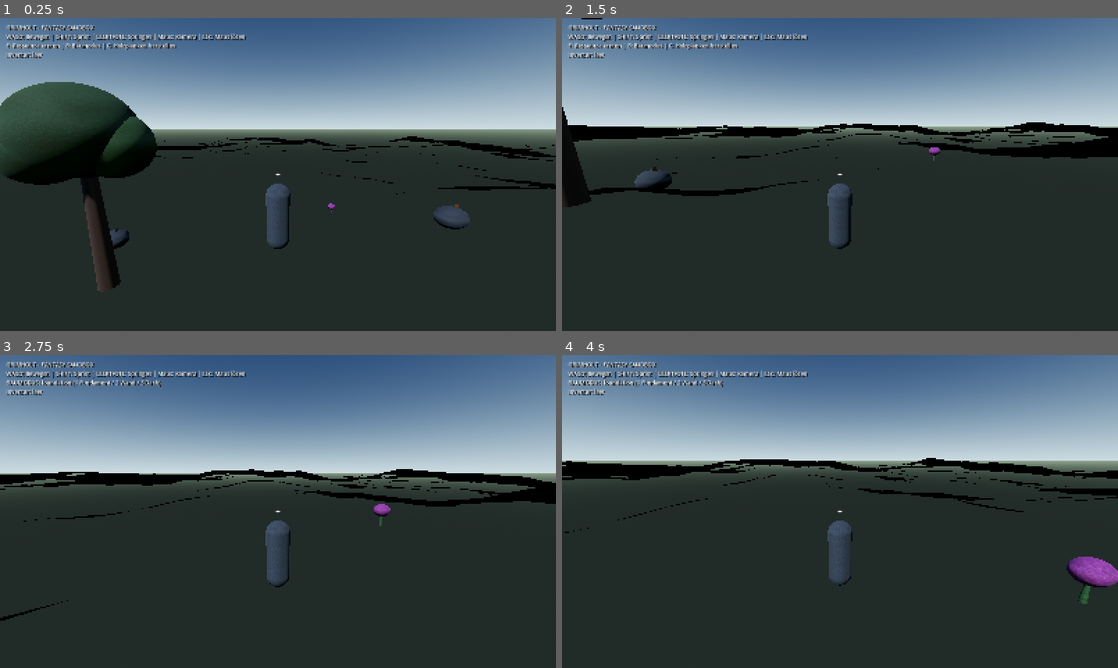
Above: before the commit, frames 1-4 (two rows, left to right).
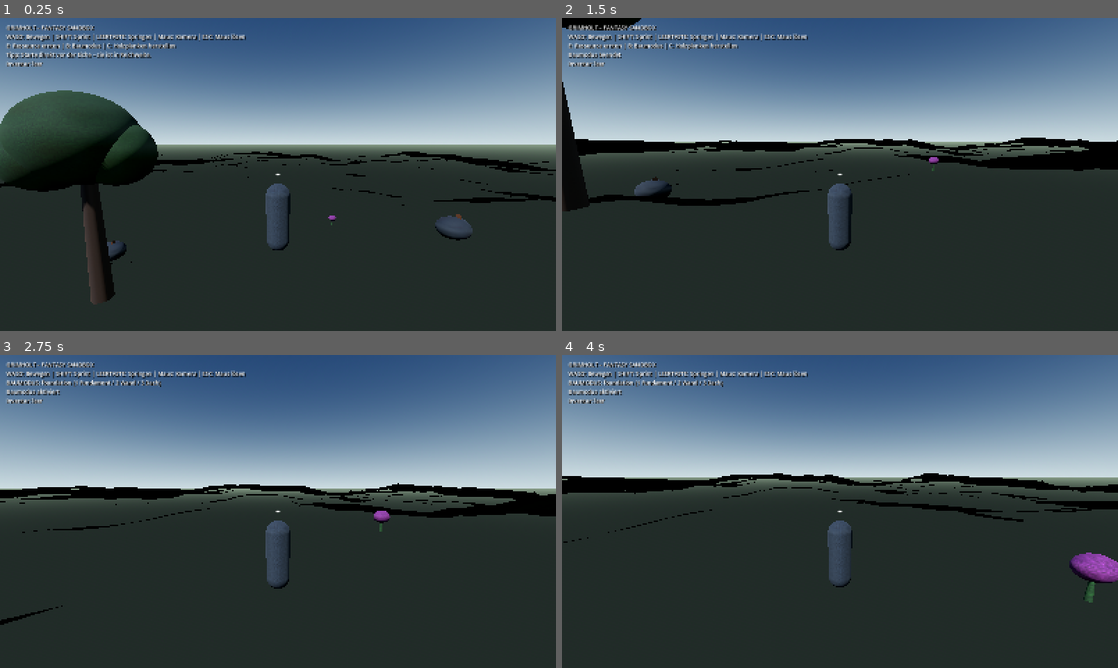
Above: after the commit, the same moments.

Repository: HazelTheSquirrel/Grimholt-Test
Game: Godot game, scene res://scenes/main.tscn
Two runs of this game, one before a commit and one after it. Both use one fixed random seed, a clock stepped at 60 frames per second and the inputs below.
Inputs (mouse positions are in pixels of both pictures, inside the frame that each line leads up to):
- Up to frame 1 (0.25 s): no input
- Up to frame 2 (1.5 s): tap Enter at 0.5 s; move the mouse to (867, 174) at 0.52 s; hold W (move_forward) from 0.53 s (still down); tap E at 0.6 s; click (867, 174) at 0.67 s; tap Space at 0.77 s; tap B at 0.8, 1.35 s; move the mouse to (812, 174) at 1.27 s
- Up to frame 3 (2.75 s): keep holding W (move_forward); tap Space at 1.52 s; tap E at 1.55, 2.1 s; move the mouse to (289, 505) at 2.02 s; tap B at 2.3 s
- Up to frame 4 (4 s): keep holding W (move_forward); move the mouse to (834, 517) at 2.77 s; tap B at 2.85, 3.8 s; click (834, 517) at 2.92 s; tap Space at 3.02, 3.77 s; tap E at 3.05 s; move the mouse to (878, 514) at 3.52 s; tap 1 at 3.6 s

The runs differ from the first frame. In frame 1, 21% of the frame differs, in the area x 0-100%, y 10-92%; in frame 2, 23%, in the area x 0-100%, y 0-75%; in frame 3, 21%; in frame 4, 23%.

Commit message:
Fix reliable resource interaction and add player feedback

Diff:
--- a/Grimholt/scripts/player_controller.gd
+++ b/Grimholt/scripts/player_controller.gd
@@ -19,6 +19,8 @@
 var building_system: GrimholtBuildingSystem
 var selected_piece := "foundation"
 var build_mode := false
+var interaction_feedback := ""
+var feedback_timer := 0.0
 var gravity: float = ProjectSettings.get_setting("physics/3d/default_gravity")
 
 func _ready() -> void:
@@ -27,6 +29,7 @@
     _configure_hud()
     floor_snap_length = 0.35
     floor_max_angle = deg_to_rad(50.0)
+    camera_pivot.rotation.x = deg_to_rad(-8.0)
     Input.mouse_mode = Input.MOUSE_MODE_CAPTURED
 
 func _configure_body_visual() -> void:
@@ -75,8 +78,11 @@
     elif event is InputEventKey and event.pressed and not event.echo:
         if event.keycode == KEY_ESCAPE:
             Input.mouse_mode = Input.MOUSE_MODE_VISIBLE
+        elif event.keycode == KEY_E:
+            _interact()
         elif event.keycode == KEY_B:
             build_mode = not build_mode
+            _set_feedback("Baumodus aktiviert" if build_mode else "Baumodus beendet")
         elif event.keycode == KEY_1:
             selected_piece = "foundation"
         elif event.keycode == KEY_2:
@@ -109,41 +115,69 @@
         velocity.x = move_toward(velocity.x, 0.0, WALK_SPEED * 5.0 * delta)
         velocity.z = move_toward(velocity.z, 0.0, WALK_SPEED * 5.0 * delta)
     move_and_slide()
+    if feedback_timer > 0.0:
+        feedback_timer = maxf(0.0, feedback_timer - delta)
+        if feedback_timer == 0.0:
+            interaction_feedback = ""
     _update_hud()
 
-func _unhandled_key_input(event: InputEvent) -> void:
-    if event.pressed and not event.echo and event.keycode == KEY_E:
-        _interact()
-
-func _interact() -> void:
+func _interact() -> bool:
     var hit := _raycast()
     if hit.is_empty():
-        return
-    var target: Object = hit.get("collider")
-    if target != null and target.has_method("harvest"):
-        target.harvest(inventory)
+        _set_feedback("Kein Sammelobjekt im Fadenkreuz – näher herangehen und direkt ansehen.")
+        return false
+    var target := hit.get("collider") as Object
+    if target == null or not target.has_method("harvest"):
+        _set_feedback("Das ist keine sammelbare Ressource.")
+        return false
+    var resource_name := String(target.get("display_name"))
+    if bool(target.call("harvest", inventory)):
+        _set_feedback("%s geerntet. %s" % [resource_name, inventory.get_summary()])
+        return true
+    _set_feedback("Ernte nicht möglich – möglicherweise ist dein Inventar voll.")
+    return false
+
+func _set_feedback(message: String) -> void:
+    interaction_feedback = message
+    feedback_timer = 4.0
 
 func _place_building_piece() -> void:
     if building_system == null:
+        _set_feedback("Bausystem ist nicht verfügbar.")
         return
     var hit := _raycast()
     if hit.is_empty():
+        _set_feedback("Kein gültiger Baupunkt im Fadenkreuz.")
         return
-    building_system.place_piece(selected_piece, hit.position, inventory)
+    if building_system.place_piece(selected_piece, hit.position, inventory):
+        _set_feedback("%s platziert." % String(GrimholtBuildingSystem.PIECES[selected_piece]["name"]))
+    else:
+        _set_feedback("Bauen nicht möglich – fehlen Materialien oder ist das Bauteil ungültig?")
 
 func _raycast() -> Dictionary:
     var origin := camera.global_position
-    var endpoint := origin - camera.global_transform.basis.z * INTERACTION_DISTANCE
+    var camera_to_player := origin.distance_to(global_position)
+    var ray_length := camera_to_player + INTERACTION_DISTANCE + 0.5
+    var endpoint := origin - camera.global_transform.basis.z * ray_length
     var query := PhysicsRayQueryParameters3D.create(origin, endpoint)
     query.exclude = [get_rid()]
     query.collision_mask = 1
-    return get_world_3d().direct_space_state.intersect_ray(query)
+    var hit := get_world_3d().direct_space_state.intersect_ray(query)
+    if hit.is_empty():
+        return {}
+    if Vector3(hit.position).distance_to(global_position) > INTERACTION_DISTANCE + 0.5:
+        return {}
+    return hit
 
 func _craft(recipe_id: String) -> void:
-    GrimholtCraftingSystem.craft(recipe_id, inventory, professions)
+    if GrimholtCraftingSystem.craft(recipe_id, inventory, professions):
+        _set_feedback("Herstellung abgeschlossen.")
+    else:
+        _set_feedback("Herstellung nicht möglich – prüfe Zutaten und freien Inventarplatz.")
 
 func _update_hud() -> void:
     if inventory == null:
         return
     var mode_text := "BAUMODUS: %s (1 Fundament / 2 Wand / 3 Dach)" % selected_piece if build_mode else "E: Ressource ernten | B: Baumodus | C: Holzplanken herstellen"
-    status_label.text = "GRIMHOLT – FANTASY SANDBOX\nWASD: Bewegen | SHIFT: Sprint | LEERTASTE: Springen | Maus: Kamera | ESC: Maus lösen\n%s\n%s" % [mode_text, inventory.get_summary()]
+    var feedback_text := interaction_feedback if not interaction_feedback.is_empty() else "Tipp: Starte direkt vor der Eiche – sie ist in Reichweite."
+    status_label.text = "GRIMHOLT – FANTASY SANDBOX\nWASD: Bewegen | SHIFT: Sprint | LEERTASTE: Springen | Maus: Kamera | ESC: Maus lösen\n%s\n%s\n%s" % [mode_text, feedback_text, inventory.get_summary()]
